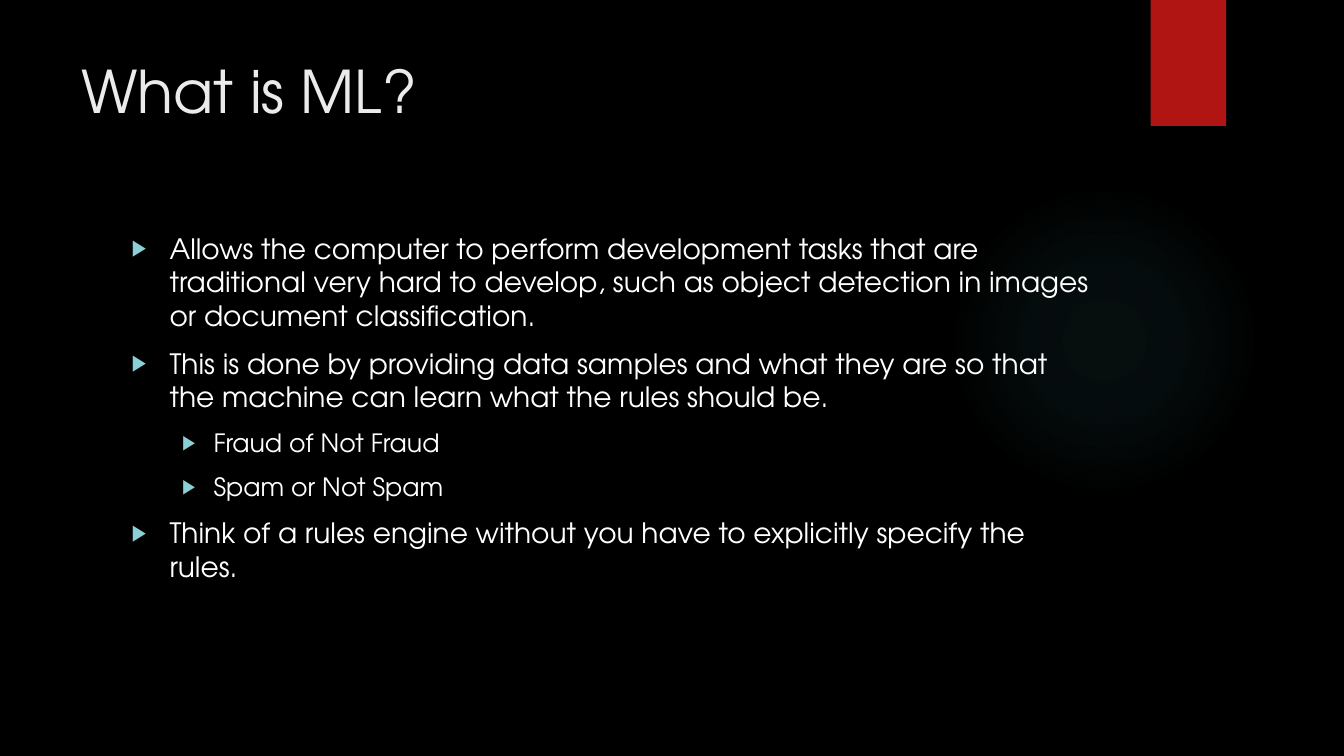
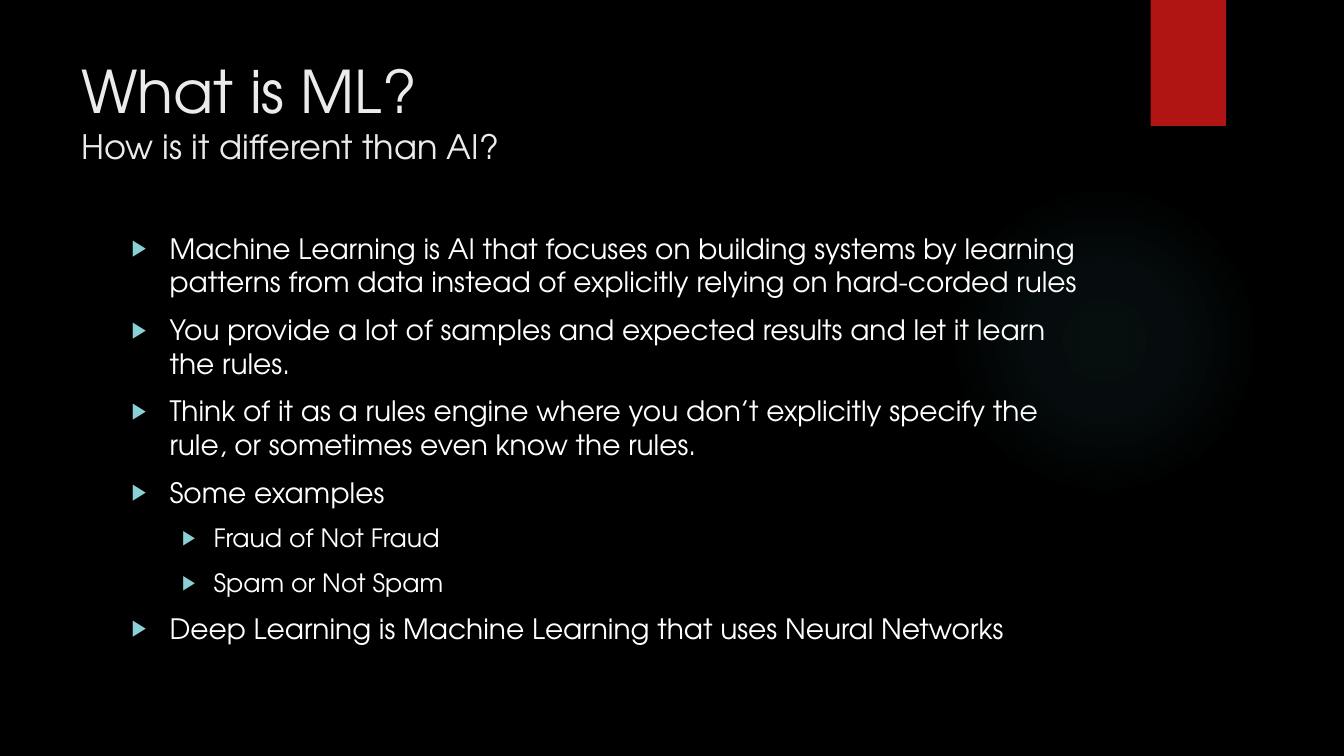
Before and after one commit to korz/ml-in-csharp, a slide deck: slide 5 of Slides.pptx (slide 4 before the commit). Drawn at 1344x756 pixels with LibreOffice and Linux fonts; fonts in the diff are those of the drawing; background and template pictures are left out. Boxes give left, top, right and bottom in pixels: in the first picture for what was removed or moved away, otherwise in the second. Text is boxed around its words. In the diff, an @@ line names an element or a change of style, - is before the commit and + after.

```diff
--- a/Slides.pptx
+++ b/Slides.pptx
@@ title at [81,68,499,160]: text changed; size 42 to 24 pt @@
-What is ML?
+What is ML?
+How is it different than AI?
@@ text at [170,238,1076,509]: text changed @@
-▶ Allows the computer to perform development tasks that are traditional very hard to develop, such as object detection in images or document classification.
-▶ This is done by providing data samples and what they are so that the machine can learn what the rules should be.
+▶ Machine Learning is AI that focuses on building systems by learning patterns from data instead of explicitly relying on hard-corded rules
+▶ You provide a lot of samples and expected results and let it learn the rules.
+▶ Think of it as a rules engine where you don’t explicitly specify the rule, or sometimes even know the rules.
+▶ Some examples
@@ text at [170,618,1003,645]: text changed @@
-▶ Think of a rules engine without you have to explicitly specify the rules.
+▶ Deep Learning is Machine Learning that uses Neural Networks
```
Also in this commit, not shown: 18 other slides changed, 16 slides added, 9 slides removed, 4 other files.
